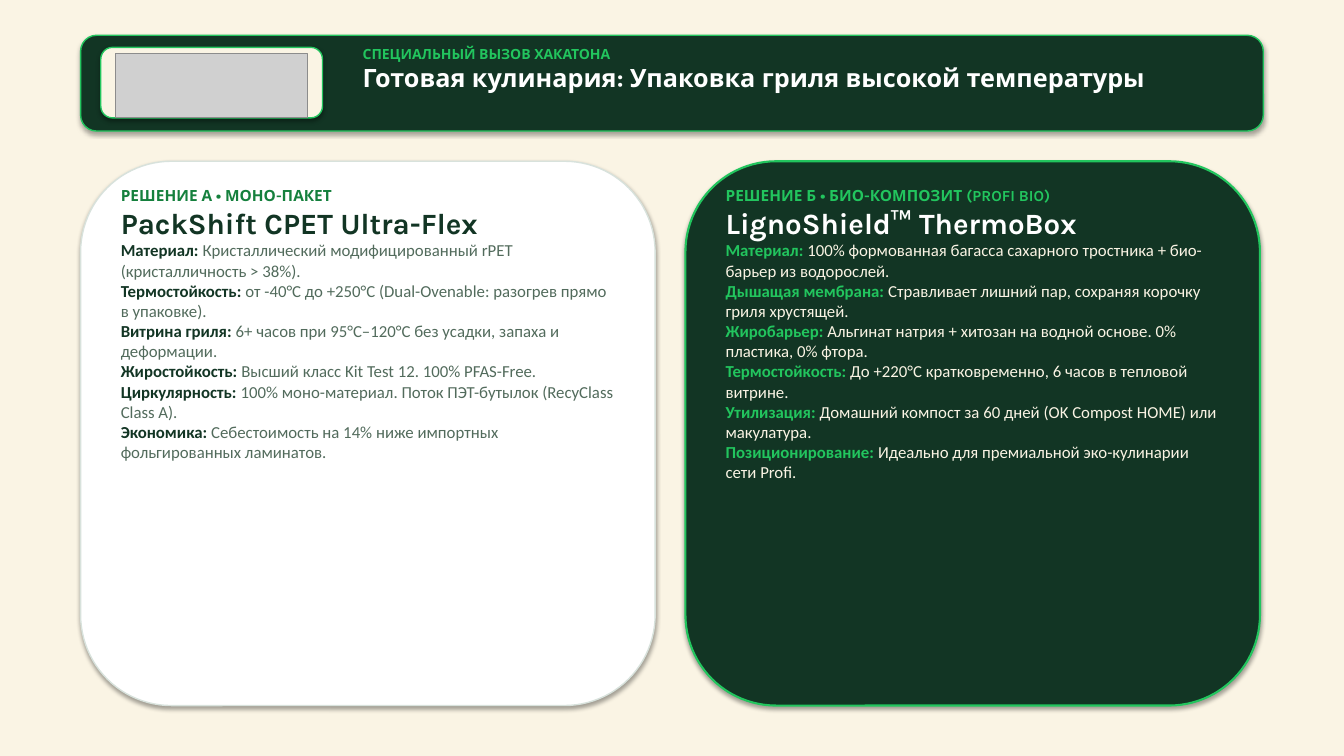
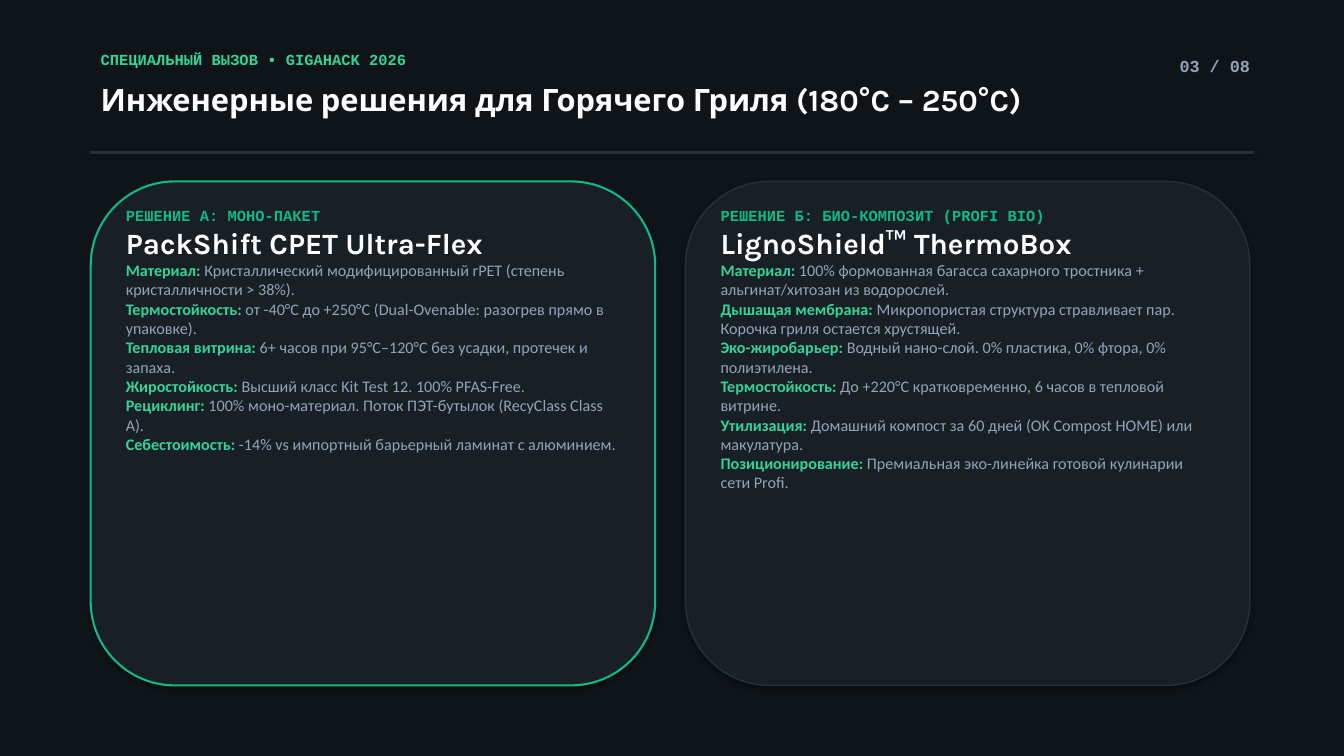
Before and after one commit to lisqrn/Hackaton-202636, a slide deck: slide 3 of PackShift_Profi_Gigahack2026.pptx. Drawn at 1344x756 pixels with LibreOffice and Linux fonts; fonts in the diff are those of the drawing; grey boxes stand for pictures. Boxes give left, top, right and bottom in pixels: in the first picture for what was removed or moved away, otherwise in the second. Text is boxed around its words. In the diff, an @@ line names an element or a change of style, - is before the commit and + after.

Commit message:
feat: complete pure deeptech hackathon deck in dark graphite and neon emerald without website styling

```diff
--- a/PackShift_Profi_Gigahack2026.pptx
+++ b/PackShift_Profi_Gigahack2026.pptx
@@ rectangle at (0,0,1344,756): fill #FAF4E4 to #0F1418; outline #FAF4E4 0.75 pt to #0F1418 0.75 pt @@
@@ rounded rectangle removed at (81,35,1263,131) @@
@@ rounded rectangle removed at (101,47,323,118) @@
@@ text added at (101,54,406,68), 11 pt, text #34D399, bold @@
+СПЕЦИАЛЬНЫЙ ВЫЗОВ • GIGAHACK 2026
@@ picture removed at (116,53,308,117) @@
@@ text removed at (363,45,1145,93) @@
-СПЕЦИАЛЬНЫЙ ВЫЗОВ ХАКАТОНА
-Готовая кулинария: Упаковка гриля высокой температуры
@@ text added at (101,87,1022,119), 22 pt, text #FFFFFF, bold @@
+Инженерные решения для Горячего Гриля (180°C – 250°C)
@@ text added at (1180,61,1250,72), 12 pt, text #94A3B8, bold @@
+03 / 08
@@ rectangle added at (91,151,1253,153), fill #24323B, outline #24323B 0.75 pt @@
@@ rounded rectangle: place and size @@
-rounded rectangle at (81,161,655,706)
+rounded rectangle at (91,181,655,686)
@@ rounded rectangle at (91,181,655,686): fill #FFFFFF to #182026; outline #D8E2DC 1 pt to #10B981 1.5 pt @@
@@ text "РЕШЕНИЕ А: МОНО-ПАКЕТ": place and size @@
-text "РЕШЕНИЕ А: МОНО-ПАКЕТ" at (121,190,613,461)
+text "РЕШЕНИЕ А: МОНО-ПАКЕТ" at (126,210,615,453)
@@ rounded rectangle: place and size @@
-rounded rectangle at (686,161,1260,706)
+rounded rectangle at (686,181,1250,686)
@@ rounded rectangle at (686,181,1250,686): fill #123524 to #182026; outline #22C55E 1.5 pt to #24323B 1 pt @@
@@ text "РЕШЕНИЕ Б: БИО-КОМПОЗИТ (PROFI BIO)": place and size @@
-text "РЕШЕНИЕ Б: БИО-КОМПОЗИТ (PROFI BIO)" at (726,189,1217,478)
+text "РЕШЕНИЕ Б: БИО-КОМПОЗИТ (PROFI BIO)" at (721,210,1193,488)
@@ text at (126,210,321,221): text changed; font Karla to Courier New; text colour #15803D to #10B981 @@
-РЕШЕНИЕ А • МОНО-ПАКЕТ
+РЕШЕНИЕ А: МОНО-ПАКЕТ
@@ text at (721,210,1045,224): text changed; font Karla to Courier New; text colour #22C55E to #10B981 @@
-РЕШЕНИЕ Б • БИО-КОМПОЗИТ (PROFI BIO)
+РЕШЕНИЕ Б: БИО-КОМПОЗИТ (PROFI BIO)
@@ text at (126,264,564,298): text changed; size 12 to 11.5 pt; text colour #526B5C to #94A3B8 @@
-Материал: Кристаллический модифицированный rPET (кристалличность > 38%).
+Материал: Кристаллический модифицированный rPET (степень кристалличности > 38%).
@@ text at (721,265,1175,373): text changed; size 12 to 11.5 pt; text colour #FAF4E4 to #94A3B8 @@
-Материал: 100% формованная багасса сахарного тростника + био-барьер из водорослей.
-Дышащая мембрана: Стравливает лишний пар, сохраняя корочку гриля хрустящей.
-Жиробарьер: Альгинат натрия + хитозан на водной основе. 0% пластика, 0% фтора.
+Материал: 100% формованная багасса сахарного тростника + альгинат/хитозан из водорослей.
+Дышащая мембрана: Микропористая структура стравливает пар. Корочка гриля остается хрустящей.
+Эко-жиробарьер: Водный нано-слой. 0% пластика, 0% фтора, 0% полиэтилена.
@@ text at (126,303,604,395): text colour #123524 to #FFFFFF in "PackShift CPET Ultra-Flex"; size 12 to 11.5 pt in "Термостойкость: от -40°C до +250°C (Dual-Ovenable: разогрев ...", "Жиростойкость: Высший класс Kit Test 12. 100% ..."; text colour #123524 to #34D399 in "Термостойкость:", "Жиростойкость:"; text colour #526B5C to #94A3B8 in "от -40°C до +250°C (Dual-Ovenable: разогрев прямо ...", "Высший класс Kit Test 12. 100% PFAS-Free." @@
@@ text at (126,342,588,373): text changed; size 12 to 11.5 pt; text colour #526B5C to #94A3B8 @@
-Витрина гриля: 6+ часов при 95°C–120°C без усадки, запаха и деформации.
+Тепловая витрина: 6+ часов при 95°C–120°C без усадки, протечек и запаха.
@@ text at (721,381,1193,453): size 12 to 11.5 pt in "Термостойкость: До +220°C кратковременно, 6 часов в ...", "Утилизация: Домашний компост за 60 дней (OK ..."; text colour #22C55E to #34D399 in "Термостойкость:", "Утилизация:"; text colour #FAF4E4 to #94A3B8 in "До +220°C кратковременно, 6 часов в тепловой ...", "Домашний компост за 60 дней (OK Compost ..." @@
@@ text at (126,399,615,453): text changed; size 12 to 11.5 pt; text colour #526B5C to #94A3B8 @@
-Циркулярность: 100% моно-материал. Поток ПЭТ-бутылок (RecyClass Class A).
-Экономика: Себестоимость на 14% ниже импортных фольгированных ламинатов.
+Рециклинг: 100% моно-материал. Поток ПЭТ-бутылок (RecyClass Class A).
+Себестоимость: -14% vs импортный барьерный ламинат с алюминием.
@@ text at (721,458,1183,488): text changed; size 12 to 11.5 pt; text colour #FAF4E4 to #94A3B8 @@
-Позиционирование: Идеально для премиальной эко-кулинарии сети Profi.
+Позиционирование: Премиальная эко-линейка готовой кулинарии сети Profi.
```
Also in this commit, not shown: 7 other slides changed, 3 other files.
